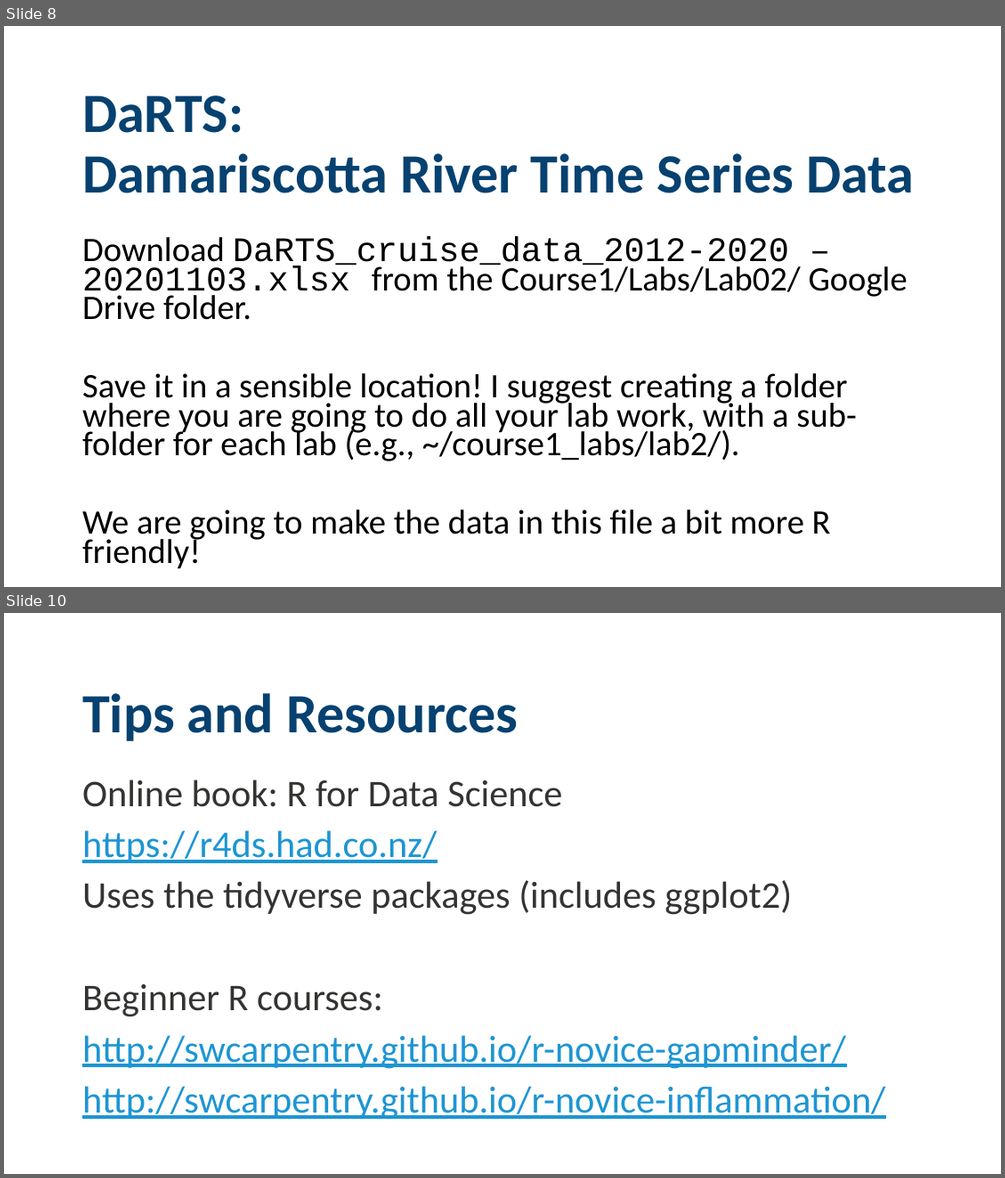
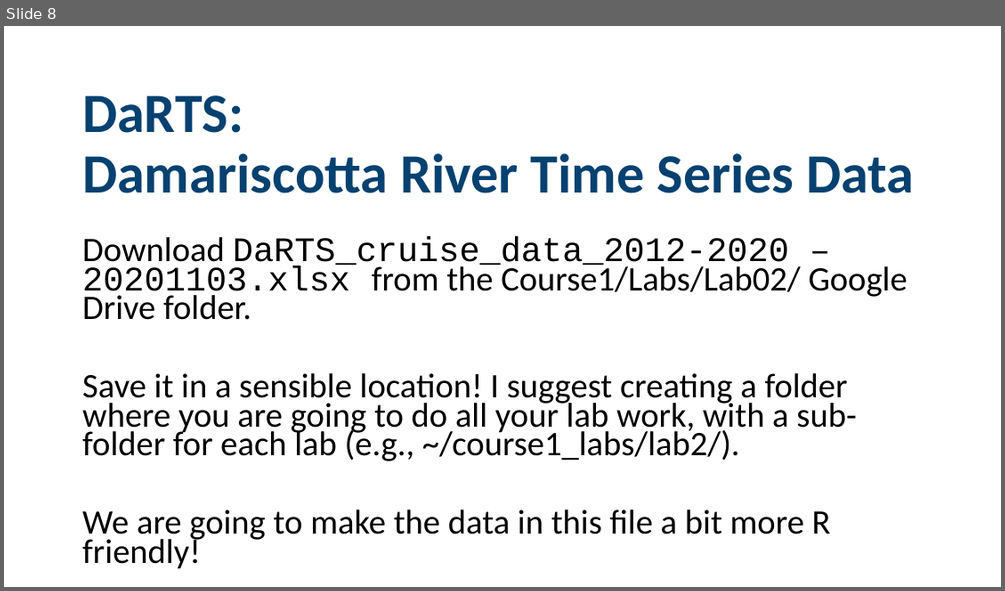
Before and after one commit to Rebekah-Shunmugapandi/sea-change-semester-data-labs, a slide deck: Lab02/ReproducibleResearch.pptx. Shown one above the other, each under a label of ours: slides 8 and 10 before the commit, slide 8 after it; the slides between them are not shown. The pictures are 1005x1178 and 1005x591 pixels, drawn with LibreOffice and Linux fonts; fonts in the diff are those of the drawing; background and template pictures are left out. Boxes give left, top, right and bottom in pixels: in the first picture for what was removed or moved away, otherwise in the second. Text is boxed around its words. In the diff, an @@ line names an element or a change of style, - is before the commit and + after.

Commit message:
Adding in some resources and links to tutorials

```diff
--- a/Lab02/ReproducibleResearch.pptx
+++ b/Lab02/ReproducibleResearch.pptx
@@ slide 10 removed at (x1=4, y1=613, x2=1001, y2=1174), background picture (left out) @@
@@ title removed at (x1=82, y1=693, x2=518, y2=741) @@
-Tips and Resources
@@ text removed at (x1=82, y1=779, x2=885, y2=1119) @@
-Online book: R for Data Science
-https://r4ds.had.co.nz/
-Uses the tidyverse packages (includes ggplot2)
-Beginner R courses:
-http://swcarpentry.github.io/r-novice-gapminder/
-http://swcarpentry.github.io/r-novice-inflammation/
```
Also in this commit, not shown: 1 slide changed, 10 other files.
